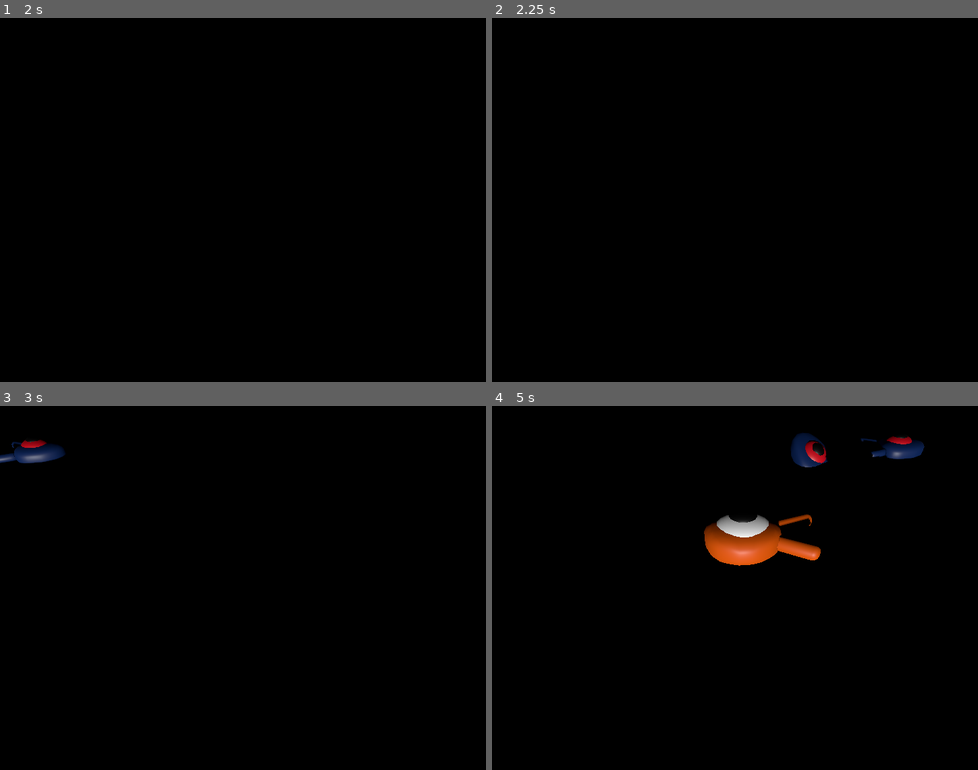
Above: before the commit, frames 1-4 (two rows, left to right).
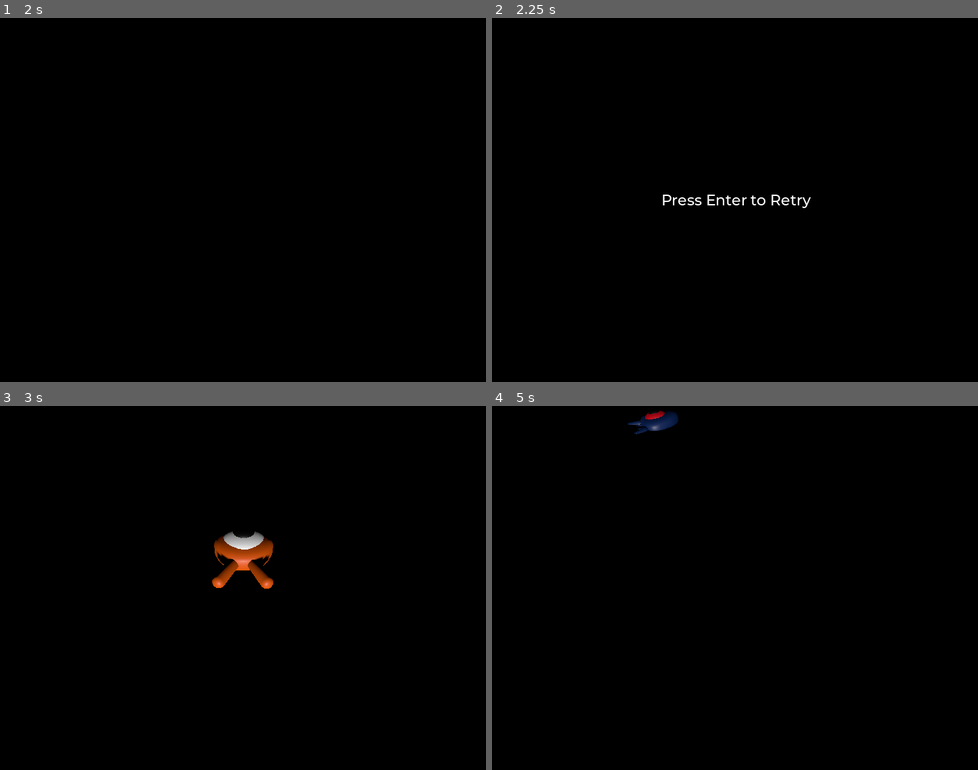
Above: after the commit, the same moments.

Repository: CarsonJM596/tutorial3d
Game: Godot game, scene res://main.tscn
Two runs of this game, one before a commit and one after it. Both use one fixed random seed, a clock stepped at 60 frames per second and the inputs below.
Inputs:
- Up to frame 1 (2 s): tap Enter (ui_accept) at 0.5, 1.35 s; hold Right (move_right) 0.53-1.28 s; hold Enter (ui_accept) 0.53-1.28 s; tap Space (jump) at 0.77, 1.52 s; hold Down (move_back) from 1.28 s (still down)
- Up to frame 2 (2.25 s): tap Enter (ui_accept) at 2 s; release Down (move_back) at 2.03 s; hold Right (move_right) from 2.03 s (still down); hold Enter (ui_accept) from 2.03 s (still down)
- Up to frame 3 (3 s): release Right (move_right) at 2.78 s; release Enter (ui_accept) at 2.78 s; hold Up (move_forward) from 2.78 s (still down); tap Enter (ui_accept) at 2.85 s
- Up to frame 4 (5 s): tap Space (jump) at 3.02, 3.77, 4.52 s; release Up (move_forward) at 3.53 s; hold Enter (ui_accept) 3.53-4.28 s; hold Left (move_left) from 3.53 s (still down); tap Enter (ui_accept) at 4.35 s

Frame 1 is identical in both runs. In frame 2, 0.3% of the frame differs, in the area x 35-66%, y 48-53%; in frame 3, 1.8%; in frame 4, 3.5%, in the area x 27-90%, y 1-44%.

Commit message:
Music & more

Diff:
--- a/squash_the_creeps_start_1.1.0/main.gd
+++ b/squash_the_creeps_start_1.1.0/main.gd
@@ -3,13 +3,18 @@
 
 # Called when the node enters the scene tree for the first time.
 func _ready() -> void:
-	pass # Replace with function body.
+	$UserInterface/Retry.hide()
+
 
 
 # Called every frame. 'delta' is the elapsed time since the previous frame.
 func _process(delta: float) -> void:
 	pass
 
+func _unhandled_input(event):
+	if event.is_action_pressed("ui_accept") and $UserInterface/Retry.visible:
+		# This restarts the current scene.
+		get_tree().reload_current_scene()
 
 func _on_mob_timer_timeout() -> void:
 	# Create a new instance of the Mob scene.
@@ -26,3 +31,9 @@
 
 	# Spawn the mob by adding it to the Main scene.
 	add_child(mob)
+	mob.squashed.connect($UserInterface/Scoreboard._on_mob_squashed.bind())
+
+
+func _on_player_hit() -> void:
+	$MobTimer.stop()
+	$UserInterface/Retry.show()
--- a/squash_the_creeps_start_1.1.0/main.tscn
+++ b/squash_the_creeps_start_1.1.0/main.tscn
@@ -1,8 +1,10 @@
-[gd_scene load_steps=9 format=3 uid="uid://113q0t3ermto"]
+[gd_scene load_steps=12 format=3 uid="uid://113q0t3ermto"]
 
 [ext_resource type="PackedScene" uid="uid://u5uks5ptunah" path="res://player.tscn" id="1_fytnk"]
 [ext_resource type="Script" path="res://main.gd" id="1_hvyvl"]
 [ext_resource type="PackedScene" uid="uid://duiipticnkqd5" path="res://mob.tscn" id="2_brvn4"]
+[ext_resource type="FontFile" uid="uid://cfxeearb7oqnh" path="res://fonts/Montserrat-Medium.ttf" id="4_g07s1"]
+[ext_resource type="Script" path="res://scoreboard.gd" id="5_caj38"]
 
 [sub_resource type="BoxShape3D" id="BoxShape3D_bup65"]
 size = Vector3(60, 2, 60)
@@ -22,6 +24,10 @@
 "tilts": PackedFloat32Array(0, 0, 0, 0, 0)
 }
 point_count = 5
+
+[sub_resource type="Theme" id="Theme_touwp"]
+default_font = ExtResource("4_g07s1")
+default_font_size = 22
 
 [node name="main" type="Node"]
 script = ExtResource("1_hvyvl")
@@ -77,4 +83,48 @@
 [node name="MobTimer" type="Timer" parent="."]
 autostart = true
 
+[node name="UserInterface" type="Control" parent="."]
+layout_mode = 3
+anchors_preset = 0
+offset_right = 40.0
+offset_bottom = 40.0
+theme = SubResource("Theme_touwp")
+
+[node name="Scoreboard" type="Label" parent="UserInterface"]
+layout_mode = 0
+offset_left = 102.0
+offset_top = 60.0
+offset_right = 167.0
+offset_bottom = 83.0
+theme_override_colors/font_color = Color(0, 0, 0, 1)
+text = "Score : 0"
+script = ExtResource("5_caj38")
+
+[node name="Retry" type="ColorRect" parent="UserInterface"]
+layout_mode = 1
+anchors_preset = -1
+anchor_right = 17.975
+anchor_bottom = 13.45
+offset_right = 3.0
+offset_bottom = 1.0
+grow_horizontal = 2
+grow_vertical = 2
+color = Color(0, 0, 0, 1)
+
+[node name="Label" type="Label" parent="UserInterface/Retry"]
+layout_mode = 1
+anchors_preset = 8
+anchor_left = 0.5
+anchor_top = 0.5
+anchor_right = 0.5
+anchor_bottom = 0.5
+offset_left = -20.0
+offset_top = -14.0
+offset_right = 20.0
+offset_bottom = 14.0
+grow_horizontal = 2
+grow_vertical = 2
+text = "Press Enter to Retry"
+
+[connection signal="hit" from="Player" to="." method="_on_player_hit"]
 [connection signal="timeout" from="MobTimer" to="." method="_on_mob_timer_timeout"]
--- a/squash_the_creeps_start_1.1.0/mob.tscn
+++ b/squash_the_creeps_start_1.1.0/mob.tscn
@@ -16,7 +16,7 @@
 [node name="mob" parent="Pivot" instance=ExtResource("1_4u4x4")]
 
 [node name="CollisionShape3D" type="CollisionShape3D" parent="."]
-transform = Transform3D(1, 0, 0, 0, 1, 0, 0, 0, 1, 0, 0.13, 0)
+transform = Transform3D(1.14, 0, 0, 0, 1, 0, 0, 0, 1.5, 0, 0.13, 0)
 shape = SubResource("BoxShape3D_j185n")
 
 [node name="VisibleOnScreenNotifier3D" type="VisibleOnScreenNotifier3D" parent="."]
--- /dev/null
+++ b/squash_the_creeps_start_1.1.0/music_player.tscn
@@ -0,0 +1,7 @@
+[gd_scene load_steps=2 format=3 uid="uid://ospgabrn1axr"]
+
+[ext_resource type="AudioStream" uid="uid://bvssir12mp681" path="res://art/House In a Forest Loop.ogg" id="1_vh551"]
+
+[node name="music_player" type="AudioStreamPlayer3D"]
+stream = ExtResource("1_vh551")
+autoplay = true
--- a/squash_the_creeps_start_1.1.0/player.gd
+++ b/squash_the_creeps_start_1.1.0/player.gd
@@ -7,7 +7,7 @@
 @export var jump_impulse = 20
 @export var bounce_impulse = 16
 var target_velocity = Vector3.ZERO
-
+signal hit
 
 func _physics_process(delta):
 	var direction = Vector3.ZERO
@@ -55,3 +55,10 @@
 				# Prevent further duplicate calls.
 				break
 	move_and_slide()
+func die():
+	hit.emit()
+	queue_free()
+
+func _on_mob_detector_body_entered(body: Node3D) -> void:
+	print("dead")
+	die()
--- a/squash_the_creeps_start_1.1.0/player.tscn
+++ b/squash_the_creeps_start_1.1.0/player.tscn
@@ -1,9 +1,11 @@
-[gd_scene load_steps=4 format=3 uid="uid://u5uks5ptunah"]
+[gd_scene load_steps=5 format=3 uid="uid://u5uks5ptunah"]
 
 [ext_resource type="Script" path="res://player.gd" id="1_b5imi"]
 [ext_resource type="PackedScene" uid="uid://d06boucbrq71o" path="res://art/player.glb" id="1_ce6ao"]
 
 [sub_resource type="SphereShape3D" id="SphereShape3D_23xsg"]
+
+[sub_resource type="CylinderShape3D" id="CylinderShape3D_1mty2"]
 
 [node name="Player" type="CharacterBody3D"]
 collision_mask = 6
@@ -16,3 +18,14 @@
 [node name="CollisionShape3D" type="CollisionShape3D" parent="."]
 transform = Transform3D(0.8, 0, 0, 0, 0.8, 0, 0, 0, 0.8, 0, 0, 0)
 shape = SubResource("SphereShape3D_23xsg")
+
+[node name="MobDetector" type="Area3D" parent="."]
+collision_layer = 0
+collision_mask = 2
+monitorable = false
+
+[node name="CollisionShape3D" type="CollisionShape3D" parent="MobDetector"]
+transform = Transform3D(2.25, 0, 0, 0, 0.2, 0, 0, 0, 2.25, 0, 0.4, 0)
+shape = SubResource("CylinderShape3D_1mty2")
+
+[connection signal="body_entered" from="MobDetector" to="." method="_on_mob_detector_body_entered"]
--- a/squash_the_creeps_start_1.1.0/project.godot
+++ b/squash_the_creeps_start_1.1.0/project.godot
@@ -14,6 +14,10 @@
 run/main_scene="res://main.tscn"
 config/features=PackedStringArray("4.3")
 config/icon="res://icon.png"
+
+[autoload]
+
+MusicPlayer="*res://music_player.tscn"
 
 [display]
 
--- /dev/null
+++ b/squash_the_creeps_start_1.1.0/scoreboard.gd
@@ -0,0 +1,14 @@
+extends Label
+var score = 0
+
+# Called when the node enters the scene tree for the first time.
+func _ready() -> void:
+	pass # Replace with function body.
+
+# Called every frame. 'delta' is the elapsed time since the previous frame.
+func _process(delta: float) -> void:
+	pass
+
+func _on_mob_squashed():
+	score += 1
+	text = "Score: %s" % score
